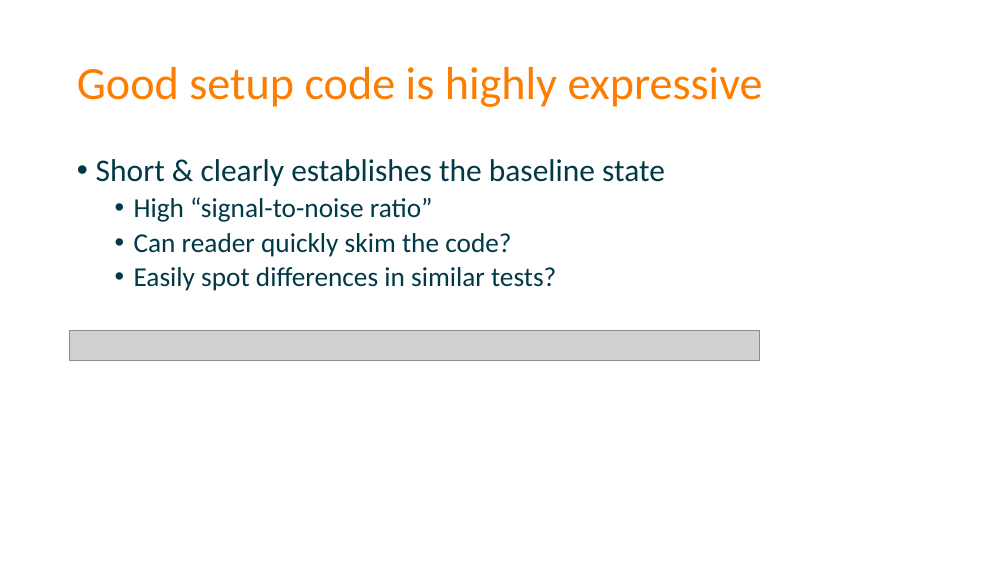
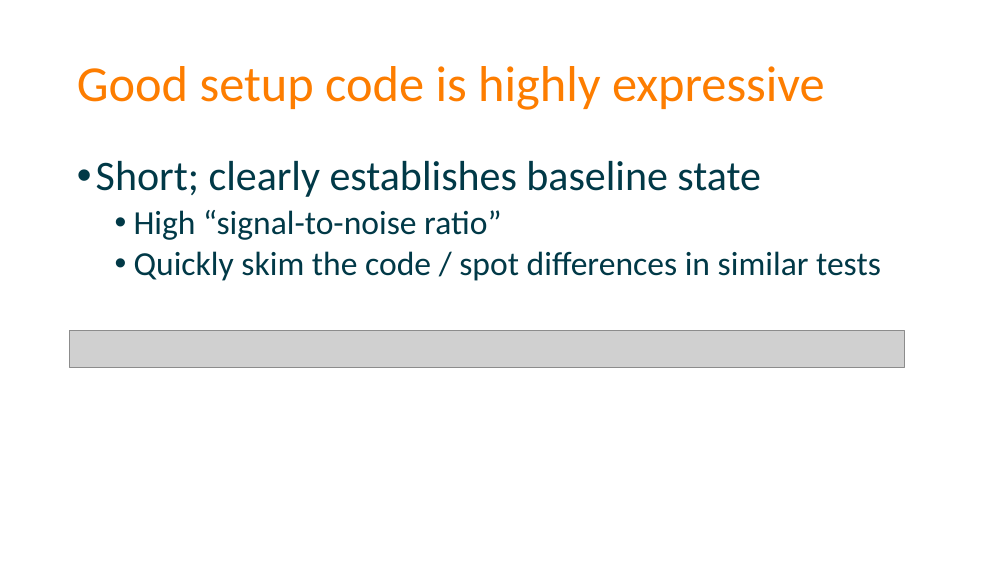
Before and after one commit to spetryjohnson/Talk-Patterns_of_Effective_Test_Setup, a slide deck: slide 26 of POETS - CodeMash 2017.pptx (slide 29 before the commit). Drawn at 1008x567 pixels with LibreOffice and Linux fonts; fonts in the diff are those of the drawing; grey boxes stand for pictures. Boxes give left, top, right and bottom in pixels: in the first picture for what was removed or moved away, otherwise in the second. Text is boxed around its words. In the diff, an @@ line names an element or a change of style, - is before the commit and + after.

Commit message:
Increasing slide font sizes (partial)

```diff
--- a/POETS - CodeMash 2017.pptx
+++ b/POETS - CodeMash 2017.pptx
@@ title "Good setup code is highly ..." at [77, 66, 825, 110]: size 44 to 48 pt @@
@@ text at [96, 161, 761, 197]: text changed; size 30 to 40 pt @@
-• Short & clearly establishes the baseline state
+• Short; clearly establishes baseline state
@@ text at [134, 210, 501, 240]: size 26 to 32 pt in "High “signal-to-noise ratio”" @@
@@ text at [134, 251, 881, 281]: text changed; size 26 to 32 pt @@
-  • Can reader quickly skim the code?
-  • Easily spot differences in similar tests?
+  • Quickly skim the code / spot differences in similar tests
@@ picture: place and size @@
-picture at [70, 331, 759, 361]
+picture at [70, 331, 904, 368]
```
Also in this commit, not shown: 69 other slides changed, 4 slides removed, 1 other file.
